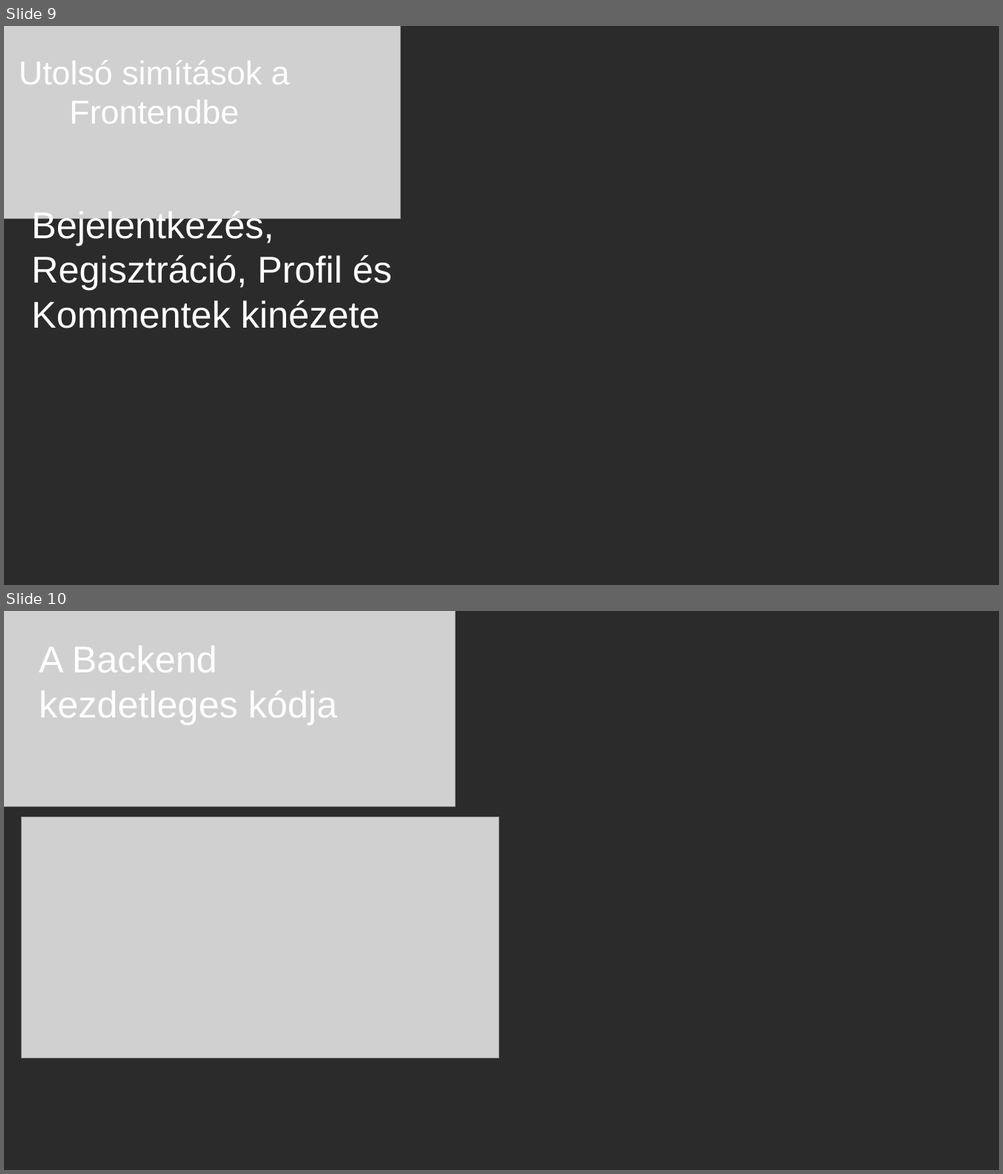
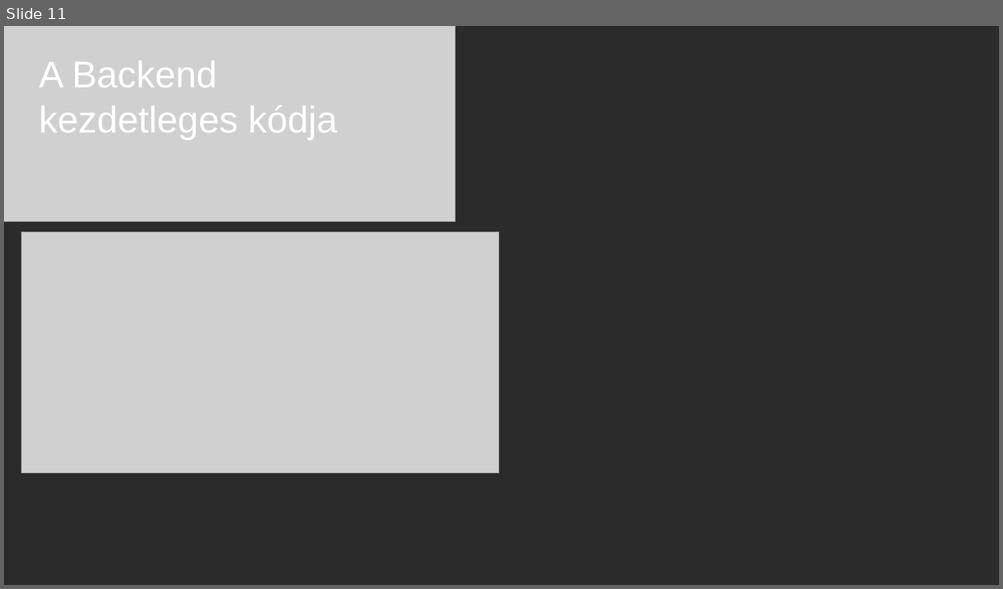
Before and after one commit to ponuzsr/vizsgaremek, a slide deck: Vizsgaremek_Ppt.pptx. Shown one above the other, each under a label of ours: slides 9 and 10 before the commit, slide 11 after it. The pictures are 1003x1174 and 1003x589 pixels, drawn with LibreOffice and Linux fonts; fonts in the diff are those of the drawing; grey boxes stand for pictures; background and template pictures are left out; a plain dark background stands for a picture behind light text. Boxes give left, top, right and bottom in pixels: in the first picture for what was removed or moved away, otherwise in the second. Text is boxed around its words. In the diff, an @@ line names an element or a change of style, - is before the commit and + after.

```diff
--- a/Vizsgaremek_Ppt.pptx
+++ b/Vizsgaremek_Ppt.pptx
@@ slide 9 removed at (4, 26, 999, 585), background picture (left out) @@
@@ picture removed at (4, 26, 400, 218) @@
@@ text removed at (19, 60, 290, 124) @@
-Utolsó simítások a Frontendbe
@@ text removed at (31, 209, 392, 329) @@
-Bejelentkezés, Regisztráció, Profil és Kommentek kinézete
@@ what was slide 10 is now slide 11 @@
```
Also in this commit, not shown: 3 slides added, 1 other slide removed.
